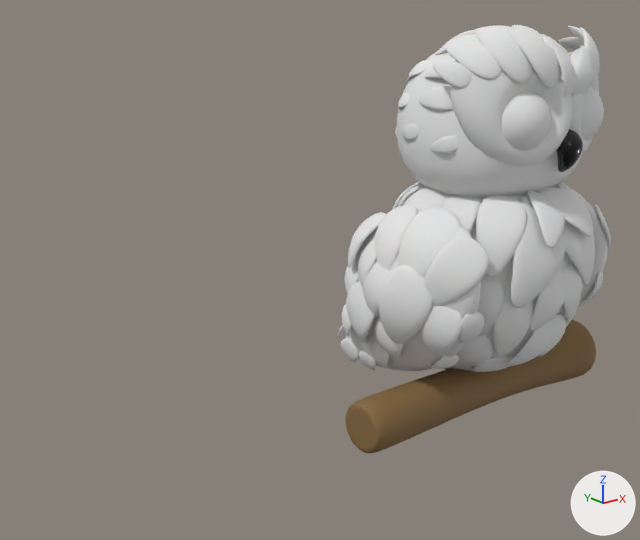
The Blender file Kenny.blend as it was, and as the next commit left it.
Before and after are seen from a 50 mm lens placed at (-8.77, -7.46, 3.03), pointed at (-2.17, 0.79, -0.27). Arrows for +X, +Y and +Z are at lower right; the lights stay in place.

The scene before the commit, as lines of its bpy script (objects in view):
```python
me_cylinder = bpy.data.meshes.new('Cylinder')
me_cylinder.from_pydata(...)  # 72 vertices, 62 faces; spans x -1.53..1.53, y -1.53..1.53, z -1.0..1.0
me_cylinder.polygons.foreach_set('use_smooth', [True] * 62)
me_cylinder.materials.append(mat_branch)  # brown #84673c
me_plane_002 = bpy.data.meshes.new('Plane.002')
me_plane_002.from_pydata(...)  # 16 vertices, 14 faces; spans x -1.48..1.48, y -1.01..5.38, z -2.06..0.61
me_plane_002.polygons.foreach_set('use_smooth', [True] * 14)
me_plane_002.materials.append(mat_owl)  # white #e7e7e7
ob_cylinder = bpy.data.objects.new('Cylinder', me_cylinder)
ob_cylinder.location = (0.0, 0.0, -2.15)
ob_cylinder.rotation_euler = (0.0, 1.571, 0.0)  # degrees (0, 90, 0)
ob_cylinder.scale = (0.331, 0.331, 2.15)
_m = ob_cylinder.modifiers.new('Subdivision', 'SUBSURF')
_m.levels = 2
ob_plane_018 = bpy.data.objects.new('Plane.018', me_plane_002)
ob_plane_018.location = (0.11, -0.94, 0.5)
ob_plane_018.rotation_euler = (-0.93, 0.463, -2.798)  # degrees (-53, 27, -160)
ob_plane_018.scale = (0.328, 0.224, 0.224)
_m = ob_plane_018.modifiers.new('Subdivision', 'SUBSURF')
_m.levels = 2
_m = ob_plane_018.modifiers.new('Mirror', 'MIRROR')
_m.mirror_object = ob_head
ob_plane_030 = bpy.data.objects.new('Plane.030', me_plane_002)
ob_plane_030.location = (1.23, -0.35, 0.46)
ob_plane_030.rotation_euler = (-0.825, 0.262, -1.706)  # degrees (-47, 15, -98)
ob_plane_030.scale = (0.262, 0.179, 0.179)
_m = ob_plane_030.modifiers.new('Subdivision', 'SUBSURF')
_m.levels = 2
_m = ob_plane_030.modifiers.new('Mirror', 'MIRROR')
_m.mirror_object = ob_head
# also in view: 'Plane.035' at (0.0, -0.62, -0.84); 'Plane.034' at (0.0, -0.25, -0.61); 'Plane.021' at (0.0, -0.83, 0.27); 'Plane.004' at (0.0, -0.49, 2.3); 'Plane.019' at (0.0, -1.2, -0.54)
```
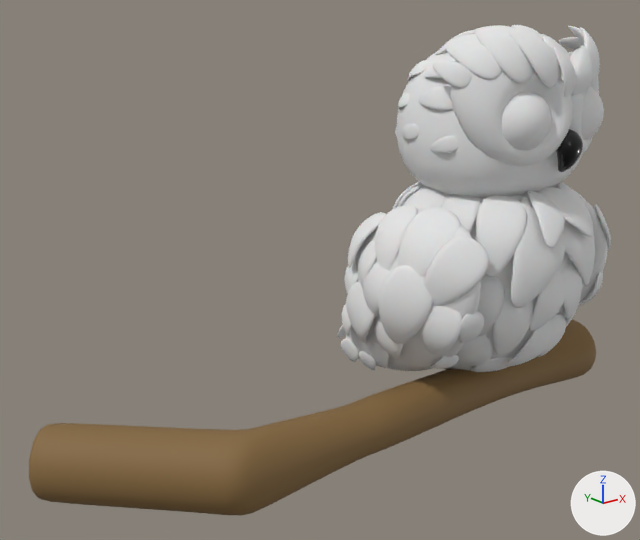
Changed parts and their boxes [x1, y1, x2, y2] in the pictures (640 x 540 px):
```json
{"object": "Cylinder", "change": "reshaped", "before": [345, 320, 596, 453], "after": [29, 320, 596, 516], "on screen": "125% wider, 47% taller"}
{"part": 1, "of": "me_cylinder", "change": "built on", "before": [347, 408, 375, 450], "after": [29, 407, 357, 516]}
```

The change, as JSON lines over the scene's bpy script:
```json
{"block": "me_cylinder", "where": "# used by ob_cylinder; location = (0.0, 0.0, -2.15); rotation_euler = (0.0, 1.571, 0.0), in degrees (0, 90, 0); scale = (0.331, 0.331, 2.15)"}
{"op": "remove", "block": "me_cylinder", "code": "me_cylinder.from_pydata(...)  # 72 vertices, 62 faces; spans x -1.53..1.53, y -1.53..1.53, z -1.0..1.0"}
{"op": "add", "block": "me_cylinder", "code": "me_cylinder.from_pydata(...)  # 120 vertices, 110 faces; spans x -1.6..1.6, y -1.53..6.14, z -2.74..1.0"}
{"block": "me_cylinder", "change": "me_cylinder part 1"}
{"block": "me_cylinder", "change": "1 face is deleted"}
{"block": "me_cylinder", "change": "41 vertices are added at x -1.6..1.6, y -1.13..6.14, z -2.72..-1.62"}
{"block": "me_cylinder", "change": "7 new vertices lie (0.0, 5.13, -0.79) away from vertices in x -1.46..1.46, y -1.0..0.86, z -1.95..-1.66"}
{"block": "me_cylinder", "change": "49 new faces join them"}
```
